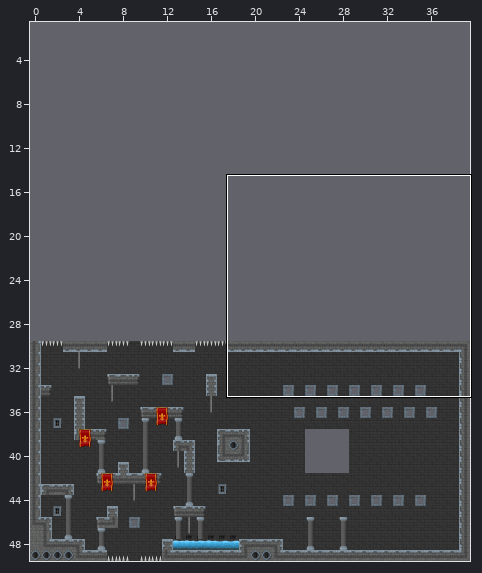
Level history. Tiled map: assets/tilemaps/joust-alpha-1.tmx. Above, an overview of the earlier version with the close-up marked.
Close-up. Before the edit:
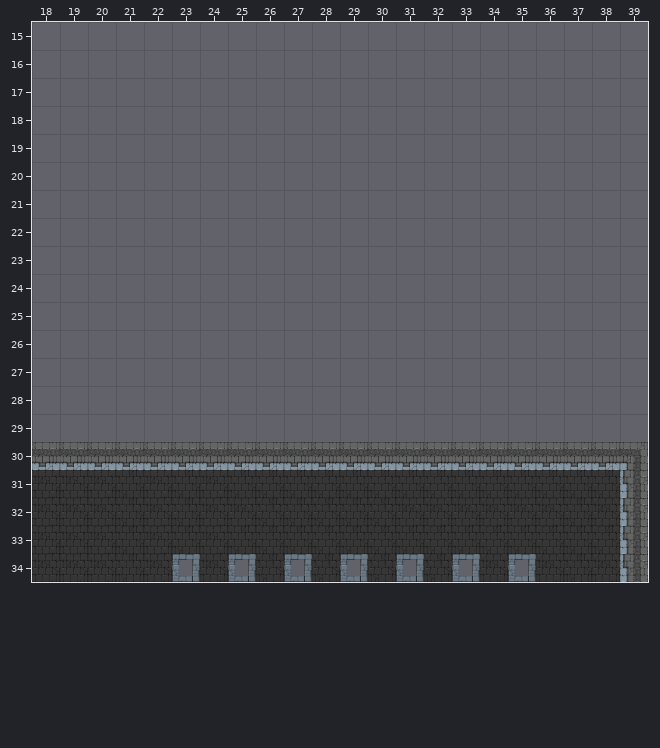
Cells are 64x64 px. Shown: x 18..39, y 15..34. The commit also changed other parts of the map, which this record leaves out. The old version is drawn lined up with the new one.
Once edited:
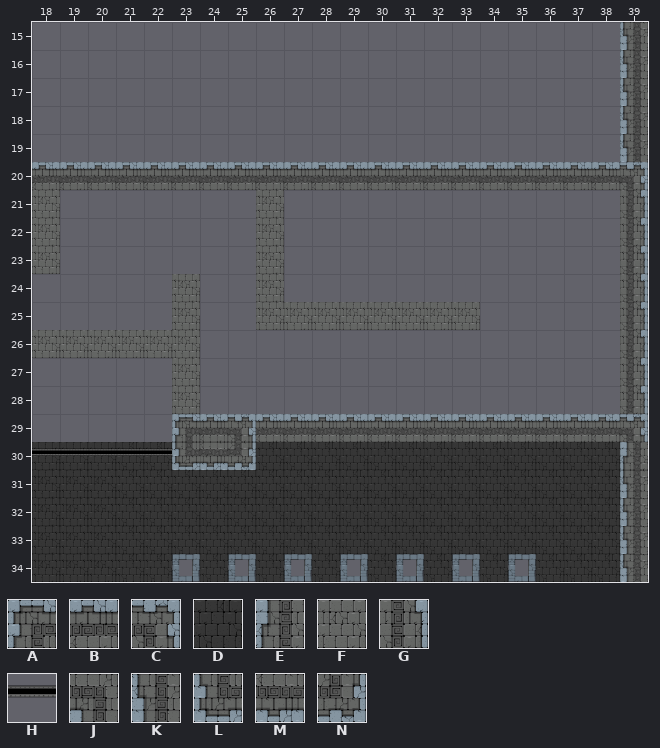
Key: from "skin1-tileset": A 65, B 66, C 67, D 80, E 81, F 82, G 83, H 182, J 192, K 208, L 224, M 225, N 226.
_ is an empty cell.
Diff:
map size 40x20 -> 40x50 cells (old content now starts at 0,30; both pictures use the new coordinates)
Layer "bg":
There is now tile D in row 30 at x 21 to 22 and 26 to 38.
Layer "barriers":
There is now tile A in row 29 at x 23.
There is now tile B in row 20 at x 18 to 38; in row 29 at x 24 and 26 to 38.
There is now tile C in row 20 at x 39; in row 29 at x 25 and 39.
The edit turns tile J into tile E in row 30 at x 39.
There is now tile F in rows 21 to 23 at x 18 and 26; in row 24 at x 23 and 26; in row 25 at x 23 and 26 to 33; in row 26 at x 18 to 23; in rows 27 to 28 at x 23.
There is now tile G in rows 21 to 28 at x 39.
There is now tile K in rows 15 to 19 at x 39.
The edit turns tile M into tile L in row 30 at x 23.
The edit turns tile M into tile N in row 30 at x 25.
Tile M is removed in row 30 at x 18 to 22 and 26 to 38.
Layer "fg":
There is now tile H in row 30 at x 18 to 22.
Where, in picture pixels (left, top, right, bottom), the same in both close-ups:
changed: (32, 22, 648, 470)
